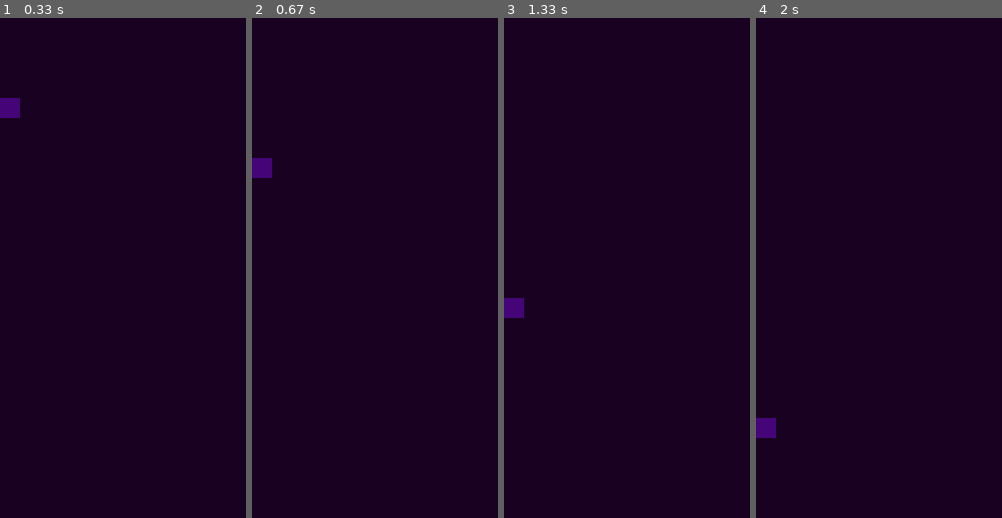
Above: before the commit, frames 1-4 (left to right).
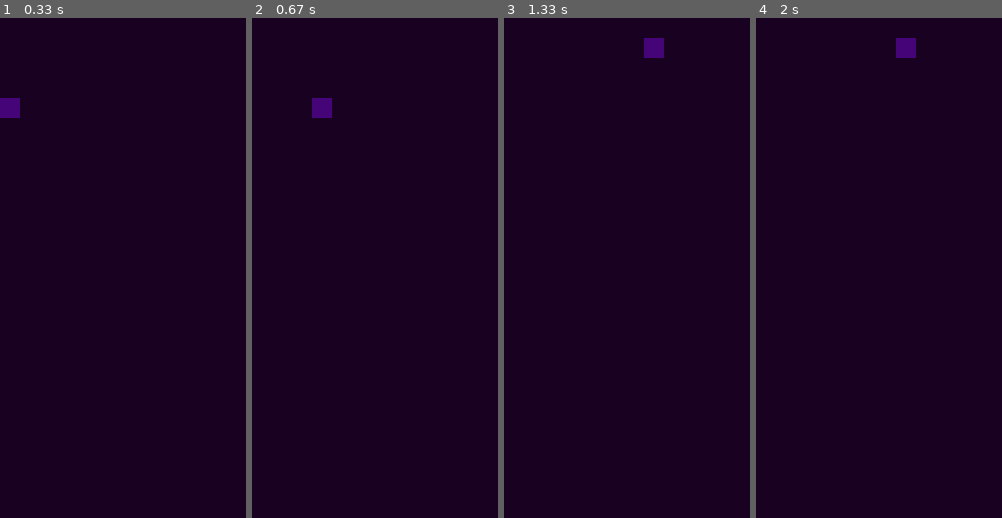
Above: after the commit, the same moments.

Repository: dawidduraj/pygame-snake
Game: pygame game, started from game.py
Two runs of this game, one before a commit and one after it. Both use one fixed random seed, a clock stepped at 60 frames per second and the inputs below.
Inputs:
- Up to frame 1 (0.33 s): no input
- Up to frame 2 (0.67 s): hold Right from 0.33 s (still down)
- Up to frame 3 (1.33 s): release Right at 0.8 s; hold Up 0.83-1.13 s; hold Right from 1.17 s (still down)
- Up to frame 4 (2 s): release Right at 1.63 s; hold Left from 1.67 s (still down)

Frame 1 is identical in both runs. In frame 2, 0.7% of the frame differs, in the area x 0-33%, y 16-32%; in frame 3, 0.7%; in frame 4, 0.7%.

Commit message:
Fix out of bounds snake bug

Diff:
--- a/game.py
+++ b/game.py
@@ -26,12 +26,12 @@
 
         if self.x < 0:
             self.x = SIZE - SCALE
-        if self.x > SIZE:
+        if self.x >= SIZE:
             self.x = 0
 
         if self.y < 0:
             self.y = SIZE - SCALE
-        if self.y > SIZE:
+        if self.y >= SIZE:
             self.y = 0
 
     def draw(self):
@@ -52,6 +52,19 @@
             # Quit game when window is closed
             pygame.quit()
             quit()
+        if event.type == pygame.KEYDOWN:
+            if event.key == pygame.K_LEFT:
+                snake.xspeed = -1
+                snake.yspeed = 0
+            if event.key == pygame.K_RIGHT:
+                snake.xspeed = 1
+                snake.yspeed = 0
+            if event.key == pygame.K_UP:
+                snake.xspeed = 0
+                snake.yspeed = -1
+            if event.key == pygame.K_DOWN:
+                snake.xspeed = 0
+                snake.yspeed = 1
     snake.update()
     snake.draw()
     pygame.display.update()
